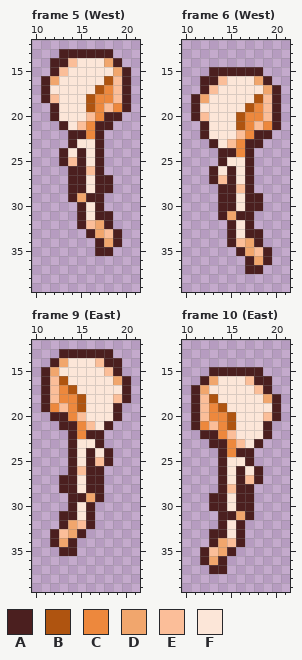
Two states of a pixel-art file, Actor/PCC/female/pcc_body_fairyf1.ase. The first picture shows the starting point.
32x48 pixels, 16 frames. Shown: frame 5 (West): x 10..21, y 12..39; frame 6 (West): x 10..21, y 12..39; frame 9 (East): x 10..21, y 12..39; frame 10 (East): x 10..21, y 12..39. The commit also changed other frames, which this record leaves out.
Palette (. is transparent): A #4b1f1f  B #af5410  C #ed883d  D #f1a66d  E #fbbe99  F #fce6d8
Pixels before, frame 5 (West), first column x 11:
13 ..AAAAAA..
14 .AAEFFFDA.
15 .AEFFFFFDA
16 ADFFFFFBEA
17 AFFFFFBCEA
18 AEFFFBCCEA
19 .AFFFBCECA
20 .AFFFECAA.
21 ..AFECAA..
22 ...AACA...
23 ...AFFA...
24 ..AFAFA...
25 ..AEAFA...
26 ...AAEA...
27 ...AAFAA..
28 ...AAFAA..
29 ...ADAA...
30 ....AFA...
31 ....AFAA..
32 ....AEDA..
33 .....ADEA.
34 ......ADA.
35 ......AA..
Pixels before, frame 6 (West), first column x 11:
15 ..AAAAAA..
16 .AAEFFFDA.
17 .AEFFFFFDA
18 ADFFFFFBEA
19 AFFFFFBCEA
20 AEFFFBCCEA
21 .AFFFBCECA
22 .AFFFECAA.
23 ..AFECAA..
24 ...AACA...
25 ...AFFA...
26 ..AFAFA...
27 ..AEAFA...
28 ...AAEA...
29 ...AAFAA..
30 ...AAFAA..
31 ...ADAA...
32 ....AFA...
33 ....AFAA..
34 ....AEDA..
35 .....ADEA.
36 ......ADA.
37 ......AA..
Pixels before, frame 9 (East), first column x 11:
13 ..AAAAAA..
14 .ADFFFEAA.
15 ADFFFFFEA.
16 AEBFFFFFDA
17 AECBFFFFFA
18 AECCBFFFEA
19 ACECBFFFA.
20 .AACEFFFA.
21 ..AACEFA..
22 ...ACAA...
23 ...AFFA...
24 ...AFAFA..
25 ...AFAEA..
26 ...AEAA...
27 ..AAFAA...
28 ..AAFAA...
29 ...AADA...
30 ...AFA....
31 ..AAFA....
32 ..ADEA....
33 .AEDA.....
34 .ADA......
35 ..AA......
Pixels before, frame 10 (East), first column x 11:
15 ..AAAAAA..
16 .ADFFFEAA.
17 ADFFFFFEA.
18 AEBFFFFFDA
19 AECBFFFFFA
20 AECCBFFFEA
21 ACECBFFFA.
22 .AACEFFFA.
23 ..AACEFA..
24 ...ACAA...
25 ...AFFA...
26 ...AFAFA..
27 ...AFAEA..
28 ...AEAA...
29 ..AAFAA...
30 ..AAFAA...
31 ...AADA...
32 ...AFA....
33 ..AAFA....
34 ..ADEA....
35 .AEDA.....
36 .ADA......
37 ..AA......
Now the later version:
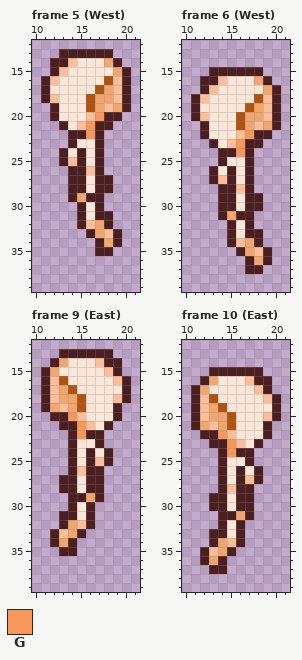
Colours new in this view: G #f8975c
Change:
{"change": "layer \"_base/body\" added"}
{"change": "layer \"Body\" removed"}
{"where": "frame 5 (West), layer \"_base/body\""}
{"frame":5,"y":16,"x":12,"old":"D","new":"E"}
{"frame":5,"y":17,"x":18,"old":"C","new":"D"}
{"frame":5,"y":18,"x":17,"old":"CC","new":"DD"}
{"frame":5,"y":19,"x":17,"old":"C","new":"D"}
{"frame":5,"y":19,"x":19,"old":"C","new":"D"}
{"frame":5,"y":20,"x":17,"old":"C","new":"G"}
{"frame":5,"y":21,"x":16,"old":"C","new":"G"}
{"frame":5,"y":22,"x":16,"old":"C","new":"G"}
{"where": "frame 6 (West), layer \"_base/body\""}
{"frame":6,"y":18,"x":12,"old":"D","new":"E"}
{"frame":6,"y":19,"x":18,"old":"C","new":"D"}
{"frame":6,"y":20,"x":17,"old":"CC","new":"DD"}
{"frame":6,"y":21,"x":17,"old":"C","new":"D"}
{"frame":6,"y":21,"x":19,"old":"C","new":"D"}
{"frame":6,"y":22,"x":17,"old":"C","new":"G"}
{"frame":6,"y":23,"x":16,"old":"C","new":"G"}
{"frame":6,"y":24,"x":16,"old":"C","new":"G"}
{"where": "frame 9 (East), layer \"_base/body\""}
{"frame":9,"y":16,"x":19,"old":"D","new":"E"}
{"frame":9,"y":17,"x":13,"old":"C","new":"D"}
{"frame":9,"y":18,"x":13,"old":"CC","new":"DD"}
{"frame":9,"y":19,"x":12,"old":"C","new":"D"}
{"frame":9,"y":19,"x":14,"old":"C","new":"D"}
{"frame":9,"y":20,"x":14,"old":"C","new":"G"}
{"frame":9,"y":21,"x":15,"old":"C","new":"G"}
{"frame":9,"y":22,"x":15,"old":"C","new":"G"}
{"where": "frame 10 (East), layer \"_base/body\""}
{"frame":10,"y":18,"x":19,"old":"D","new":"E"}
{"frame":10,"y":19,"x":13,"old":"C","new":"D"}
{"frame":10,"y":20,"x":13,"old":"CC","new":"DD"}
{"frame":10,"y":21,"x":12,"old":"C","new":"D"}
{"frame":10,"y":21,"x":14,"old":"C","new":"D"}
{"frame":10,"y":22,"x":14,"old":"C","new":"G"}
{"frame":10,"y":23,"x":15,"old":"C","new":"G"}
{"frame":10,"y":24,"x":15,"old":"C","new":"G"}
{"label":"changed","picture_box":[50,76,59,85]}
{"label":"changed","picture_box":[86,85,122,139]}
{"label":"changed","picture_box":[200,94,209,103]}
{"label":"changed","picture_box":[236,103,272,157]}
{"label":"changed","picture_box":[113,376,122,385]}
{"label":"changed","picture_box":[50,385,86,439]}
{"label":"changed","picture_box":[263,394,272,403]}
{"label":"changed","picture_box":[200,403,236,457]}
